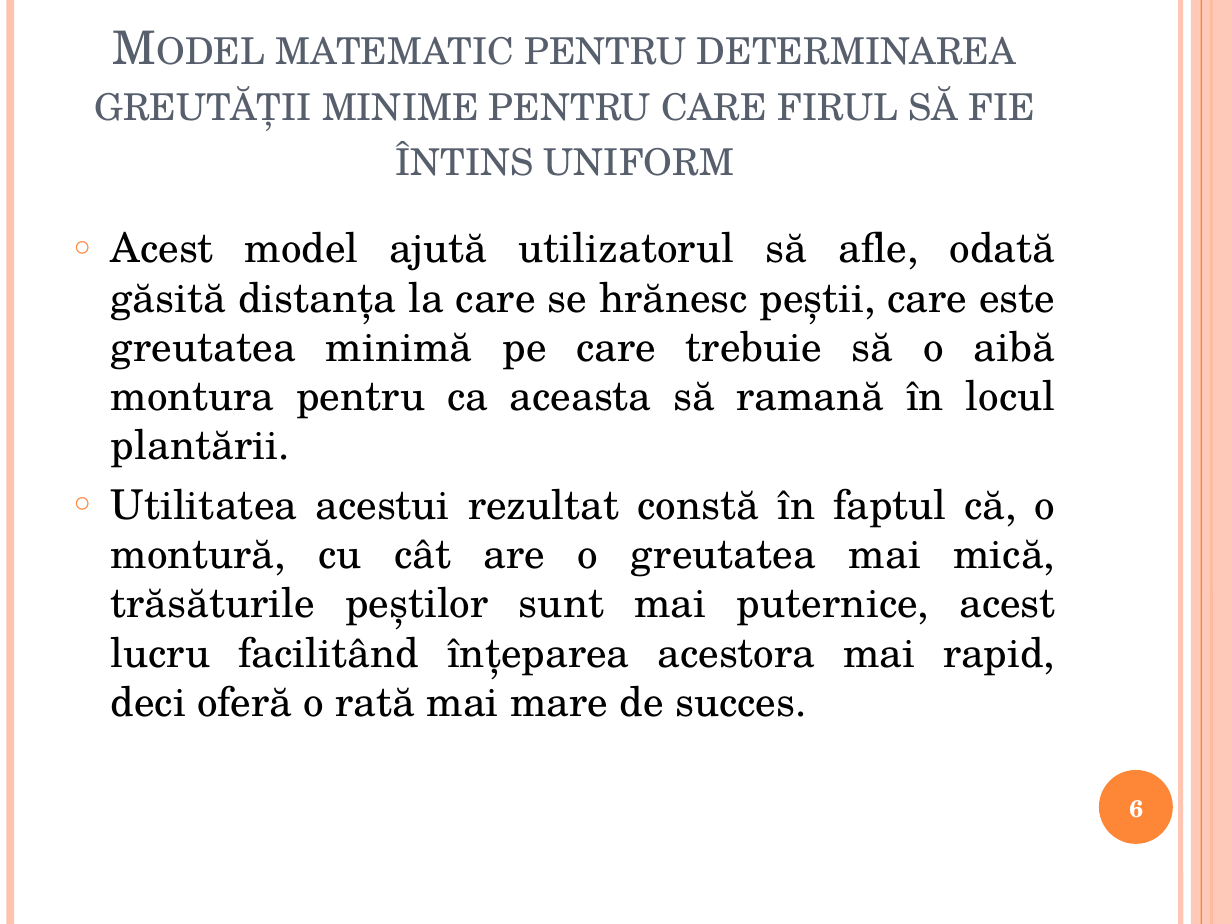
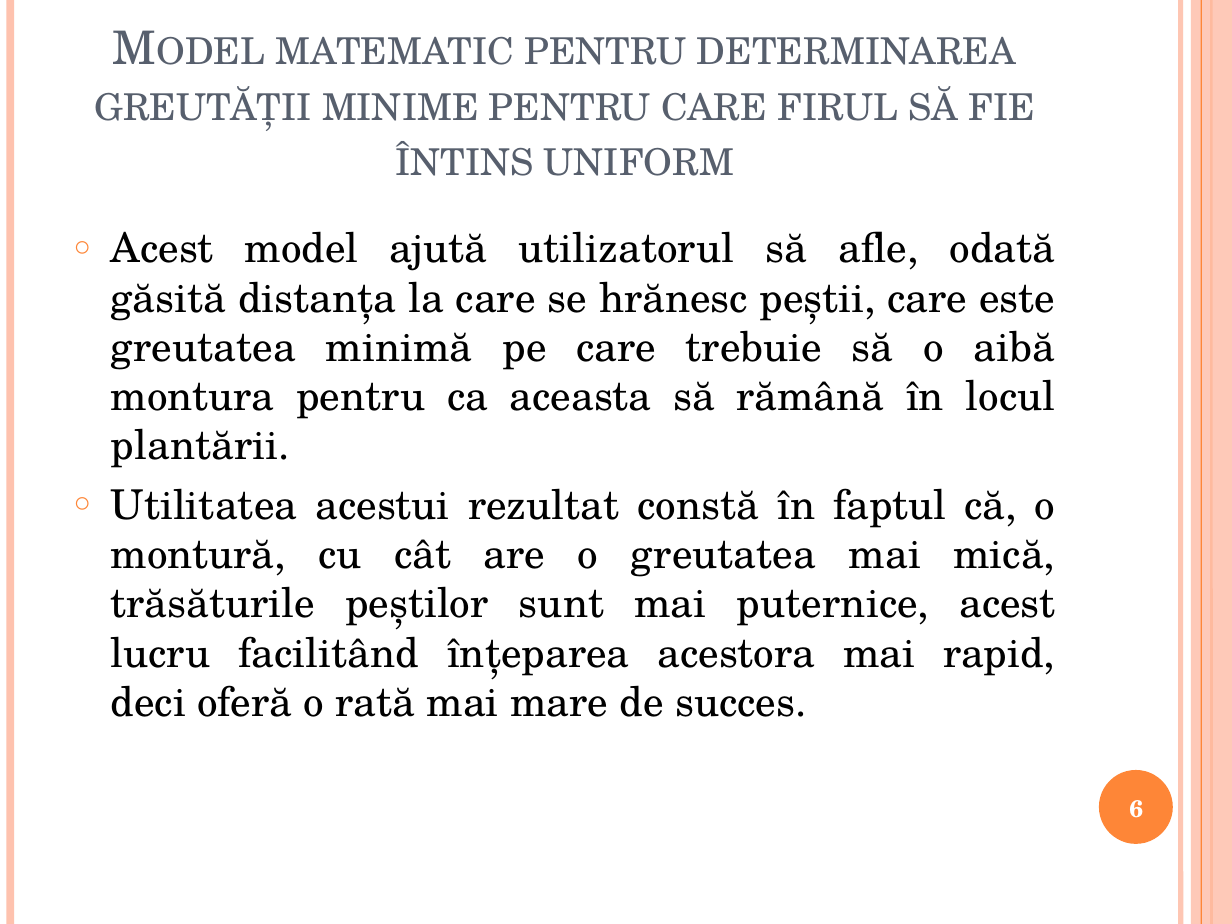
Before and after one commit to medyt/Lucrare-licenta, a slide deck: slide 6 of Prezentare licenta.pptx. Drawn at 1232x924 pixels with LibreOffice and Linux fonts; fonts in the diff are those of the drawing. Boxes give left, top, right and bottom in pixels: in the first picture for what was removed or moved away, otherwise in the second. Text is boxed around its words. In the diff, an @@ line names an element or a change of style, - is before the commit and + after.

```diff
--- a/Prezentare licenta.pptx
+++ b/Prezentare licenta.pptx
@@ text at <box>111,231,1056,468</box>: text changed @@
-○ Acest model ajută utilizatorul să afle, odată găsită distanța la care se hrănesc peștii, care este greutatea minimă pe care trebuie să o aibă montura pentru ca aceasta să ramană în locul plantării.
+○ Acest model ajută utilizatorul să afle, odată găsită distanța la care se hrănesc peștii, care este greutatea minimă pe care trebuie să o aibă montura pentru ca aceasta să rămână în locul plantării.
```
Also in this commit, not shown: 10 other slides changed.
